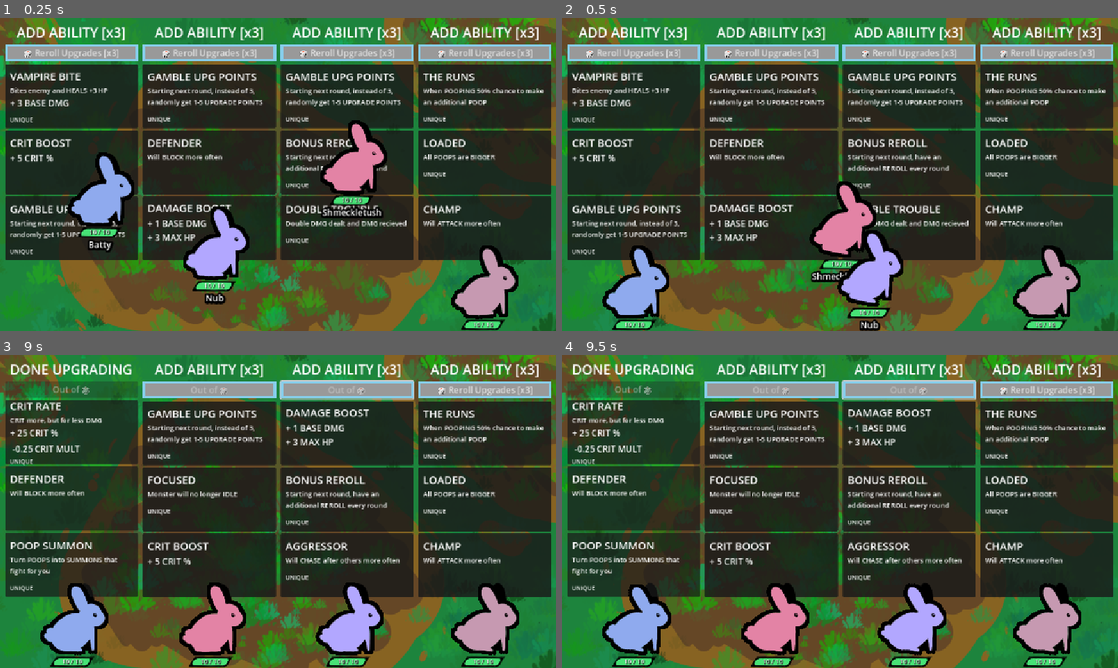
Above: before the commit, frames 1-4 (two rows, left to right).
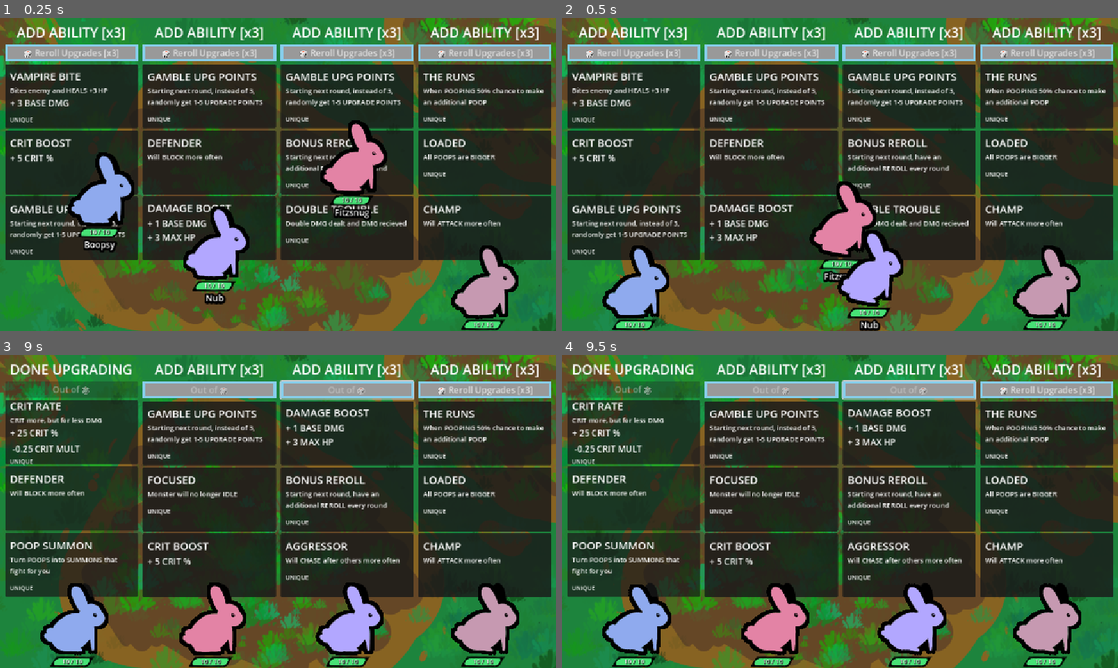
Above: after the commit, the same moments.

Repository: Galitie/tm2
Game: Godot game, scene res://test_scene.tscn
Same seed, same stepped clock (60 frames per second), same inputs: the game is played once before the commit and once after it.
Inputs (mouse positions are in pixels of both pictures, inside the frame that each line leads up to):
- Up to frame 1 (0.25 s): no input
- Up to frame 2 (0.5 s): no input
- Up to frame 3 (9 s): click "🎲 Reroll Upgrades [x3]" at 0.5 s; click "🎲 Reroll Upgrades [x2]" at 1.25 s; click "🎲 Reroll Upgrades [x1]" at 2 s; click (72, 433) at 2.77 s; click (72, 433) at 3.52 s; click "🎲 Reroll Upgrades [x3]" at 4.25 s; click "🎲 Reroll Upgrades [x2]" at 5 s; click "🎲 Reroll Upgrades [x1]" at 5.75 s; click (72, 433) at 6.52 s; click "🎲 Reroll Upgrades [x3]" at 7.25 s; click "🎲 Reroll Upgrades [x2]" at 8 s; click "🎲 Reroll Upgrades [x1]" at 8.75 s
- Up to frame 4 (9.5 s): no input

The runs differ from the first frame. In frame 1, 0.4% of the frame differs, in the area x 15-69%, y 60-75%; in frame 2, 0.2%; in frame 3, less than 0.1%; in frame 4, less than 0.1%.

Commit message:
Added some new names

Diff:
--- a/monster.gd
+++ b/monster.gd
@@ -158,10 +158,10 @@
 
 func generate_random_name():
 	var name_parts = []
-	var title_start_list = ["Sir", "Madam", "Lord", "My Lady",  …(409 unchanged characters)… il'", "The Gentle", "The Great", "Super"]
-	var end_name_suffixes = ["Jr.", "Sr.", "II", "III", "Esq.", "PhD", "The Undying", "The Maw", "The Forsaken", "The Cute", "The Unbearable", "The Cruel", "The Worn", "The Loved", "The Joyful", "The Kind", "The Stinky", "The Opulent", "The Grim", "The Cursed", "The Faded", "The Burdened", "The Adorable", "The Weird", "The Beefy", "The Elderly", "The Bloodthirsty", "The Sexy", "The Horny", "The Terrible", "The Hideous", "The Vile", "The Cutie", "The Beefcake", "The Hunk", "The Twinkly", "The Generous", "The Gulliable", "The Handsome", "The Shitty"]
-	var first_name_prefixes = ["Snuggle", "Fluffy", "Bunny", "Cuddle", "Muffin", "Puffy", "Doodle", "Wiggly", "Tootsie", "Chubby", "Fuzzy", "Wubby", "Jiggly", "Nibbles", "Boop", "Pookie", "Winky", "Bubbles", "Sprinkle", "Taffy", "Wobble", "Twirly", "Giggly", "Zippy", "Blinky", "Snoot", "Scooty", "Tater", "Tinky", "Tippy", "Mochi", "Mopsy", "Coco", "Tuggy", "Wubby", "Twinkle", "Squee", "Dizzy", "Blinky", "Nibby", "Smoosh", "Pip", "Huggy", "Binky", "Rolo", "Peachy", "Baba", "Boopsy", "Sniffy", "Derek", "Bruce", "Dan", "Tim", "Dennis", "Tushy", "Daddy", "Fabio", "Nippy", "Weenie", "Nubby", "Nub", "Batty", "Bobo", "Piggy", "Shmeckle","Lily", "Dale", "Egg"]
-	var last_name_suffixes = ["wump", "wuff", "kins", "poo", "buns", "muff", "wubby", "wuzzy", "boo", "bean", "puff", "snug", "wiggles", "socks", "nugget", "bop", "tush", "sniff", "chub", "nubs", "flop", "snick", "pookie", "bloop", "giggles", "lumps", "floops", "tickles", "munch", "lolly", "hug", "nuzzle", "tots", "zoo", "binky", "sweetie", "nib", "toes", "twix", "peeps", "bubbles", "piddles", "gushs", "wubs", "sprig", "doodles", "noms", "bits", "squeaks", "mon", "nips", "butts", "cheeks", "frog", "shmoops", "shrimps", "prickles", "ween", "burt"]
+	var title_start_list = ["Sir", "Madam", "Lord", "My Lady",  …(409 unchanged characters)… il'", "The Gentle", "The Great", "Super" ]
+	var first_name_prefixes = ["Snuggle", "Fluffy", "Bunny", "Cuddle", "Muffin", "Puffy", "Doodle", "Wiggly", "Tootsie", "Chubby", "Fuzzy", "Wubby", "Jiggly", "Nibbles", "Boop", "Pookie", "Winky", "Bubbles", "Sprinkle", "Taffy", "Wobble", "Twirly", "Giggly", "Zippy", "Blinky", "Snoot", "Scooty", "Tater", "Tinky", "Tippy", "Mochi", "Mopsy", "Coco", "Tuggy", "Wubby", "Twinkle", "Squee", "Dizzy", "Blinky", "Nibby", "Smoosh", "Pip", "Huggy", "Binky", "Rolo", "Peachy", "Baba", "Boopsy", "Sniffy", "Derek", "Bruce", "Dan", "Tim", "Dennis", "Tushy", "Daddy", "Fabio", "Nippy", "Weenie", "Nubby", "Nub", "Batty", "Bobo", "Piggy", "Shmeckle","Lily", "Dale", "Egg", "Humpy", "Mac", "Fitz", "Von", "Van"]
+	var last_name_suffixes = ["wump", "humps" , "wuff", "kins", "poo", "buns", "muff", "wubby", "wuzzy", "boo", "bean", "puff", "snug", "wiggles", "socks", "nugget", "bop", "tush", "sniff", "chub", "nubs", "flop", "snick", "pookie", "bloop", "giggles", "lumps", "floops", "tickles", "munch", "lolly", "hug", "nuzzle", "tots", "zoo", "binky", "sweetie", "nib", "toes", "twix", "peeps", "bubbles", "piddles", "gushs", "wubs", "sprig", "doodles", "noms", "bits", "squeaks", "mon", "nips", "butts", "cheeks", "frog", "shmoops", "shrimps", "prickles", "ween", "burt", "smeeks", "licky", "wax"]
+	var end_name_suffixes = ["Jr.", "Sr.", "II", "III", "Esq.", "PhD", "The Undying", "The Maw", "The Forsaken", "The Cute", "The Unbearable", "The Cruel", "The Worn", "The Loved", "The Joyful", "The Kind", "The Stinky", "The Opulent", "The Grim", "The Cursed", "The Faded", "The Burdened", "The Adorable", "The Weird", "The Beefy", "The Elderly", "The Bloodthirsty", "The Sexy", "The Horny", "The Terrible", "The Hideous", "The Vile", "The Cutie", "The Beefcake", "The Hunk", "The Twinkly", "The Generous", "The Gulliable", "The Handsome", "The Shitty", "The Dark", "of Fuckshire", "of Yore", "of Legend"]
 	if randi() % 4 == 0:
 		name_parts.append(title_start_list[randi() % title_start_list.size()])
 	var first_name = first_name_prefixes[randi() % first_name_prefixes.size()]
